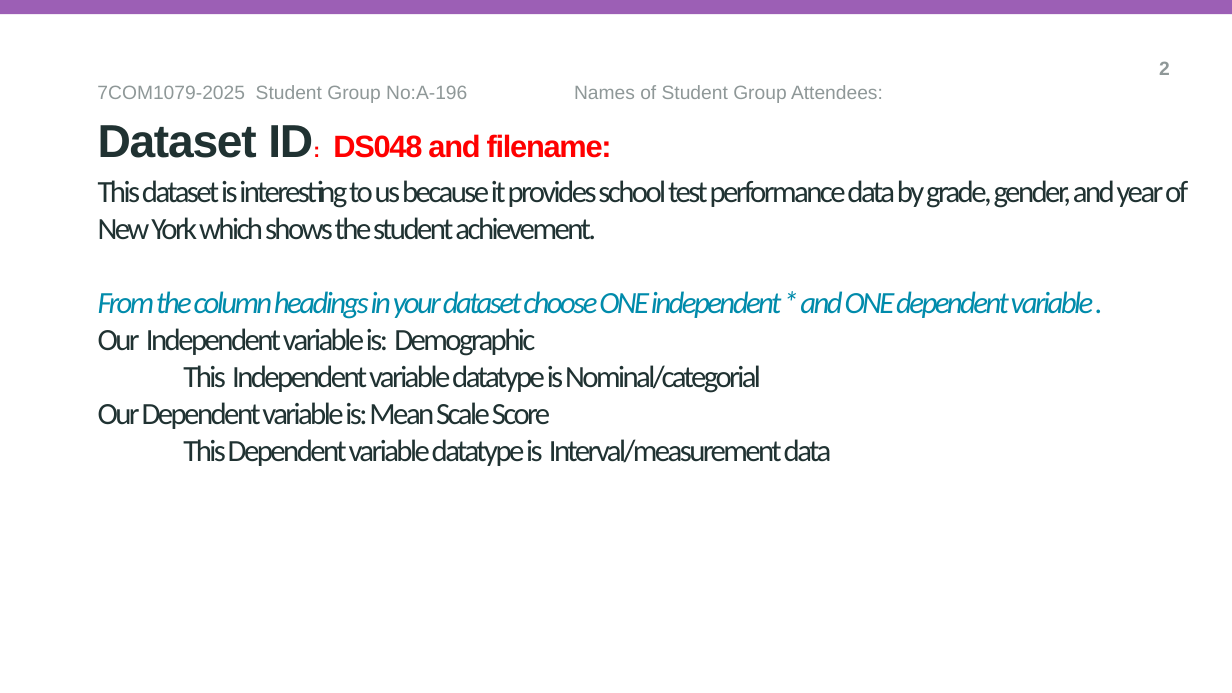
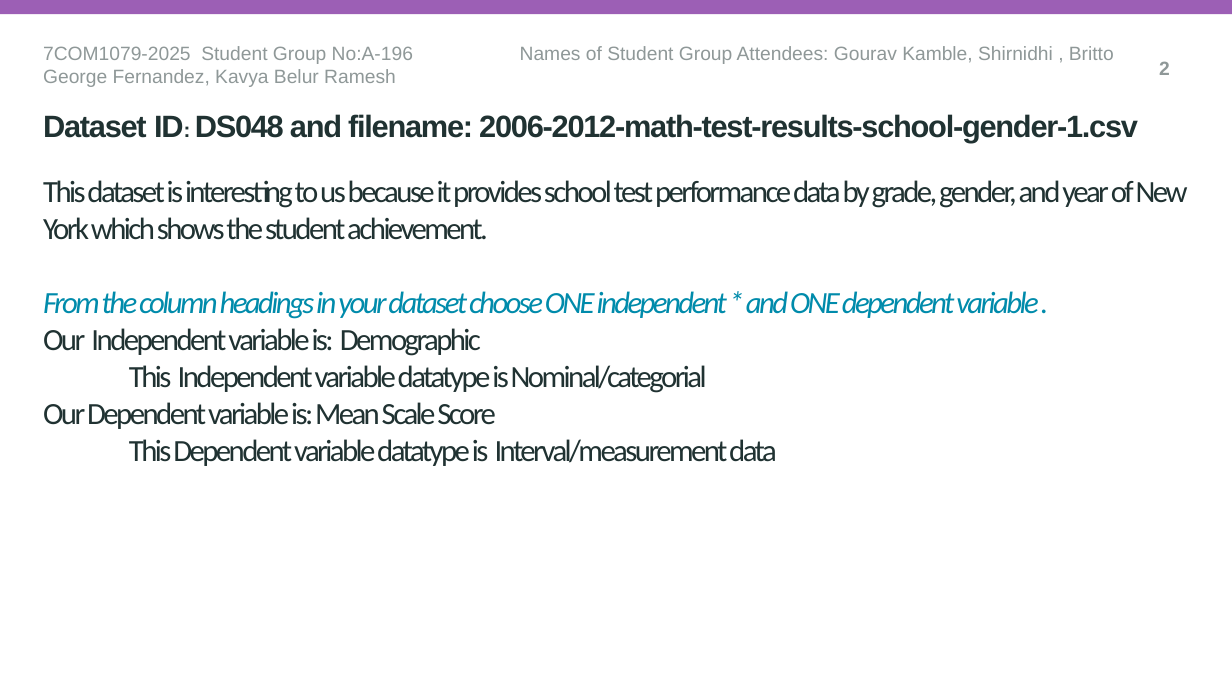
Before and after one commit to sg25acd/7COM1079-Group-A-196, a slide deck: slide 3 of research_question.ppt.pptx. Drawn at 1232x693 pixels with LibreOffice and Linux fonts; fonts in the diff are those of the drawing; background and template pictures are left out. Boxes give left, top, right and bottom in pixels: in the first picture for what was removed or moved away, otherwise in the second. Text is boxed around its words. In the diff, an @@ line names an element or a change of style, - is before the commit and + after.

```diff
--- a/research_question.ppt.pptx
+++ b/research_question.ppt.pptx
@@ text at box(43, 46, 1114, 64): text changed @@
-7COM1079-2025 Student Group No:A-196 Names of Student Group Attendees:
+7COM1079-2025 Student Group No:A-196 Names of Student Group Attendees: Gourav Kamble, Shirnidhi , Britto George Fernandez, Kavya Belur Ramesh
@@ subtitle at box(43, 114, 1138, 142): text changed; text colour #FF0000 to #203232 @@
-Dataset ID: DS048 and filename:
+Dataset ID: DS048 and filename: 2006-2012-math-test-results-school-gender-1.csv
@@ title "This dataset is interesting to ..." rewrapped from box(98, 180, 1188, 466) to box(43, 180, 1188, 466) @@
```
Also in this commit, not shown: 2 other slides changed.
